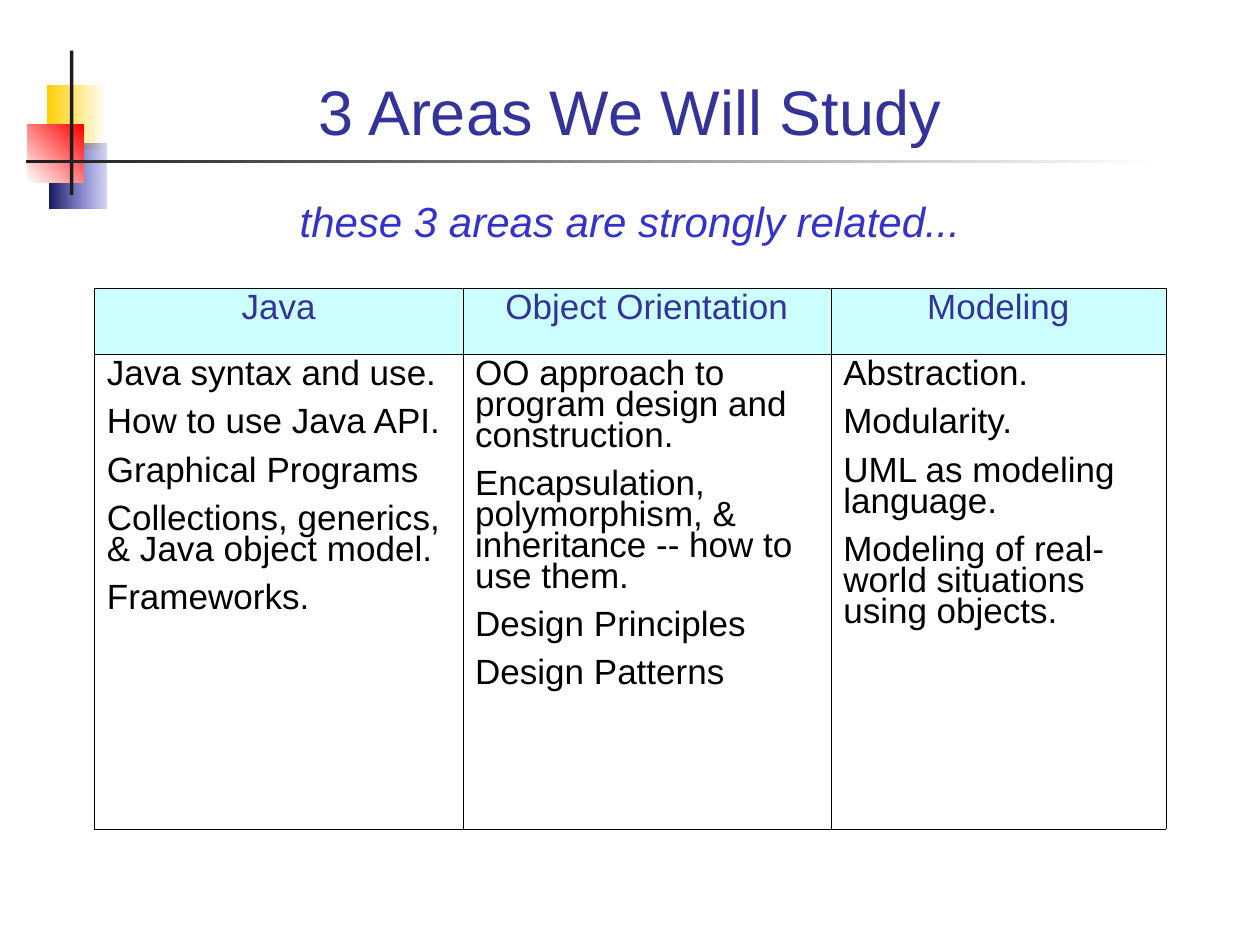
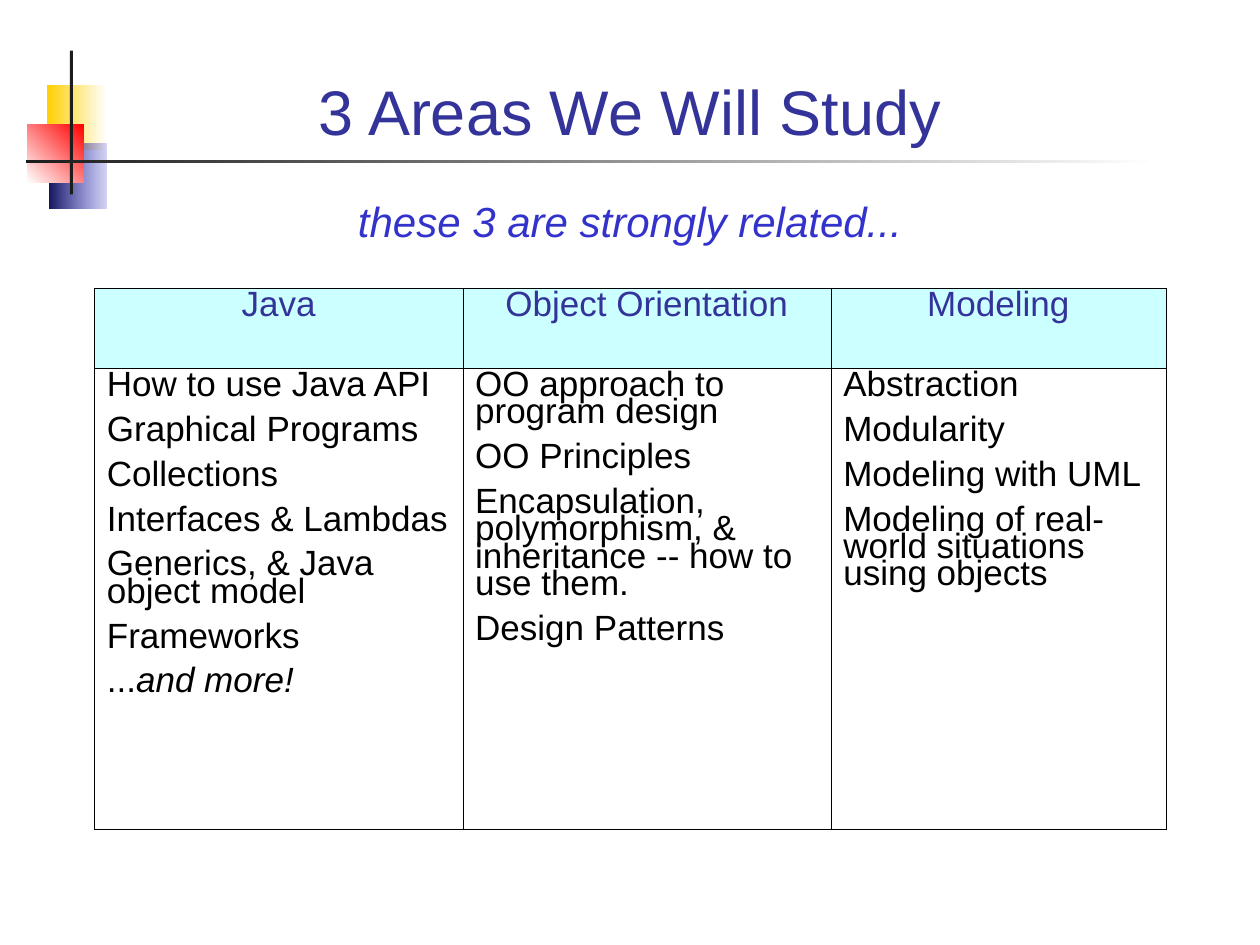
Before and after one commit to skeoop/skeoop.github.io, a slide deck: slide 4 of week1/0-Introduction-to-Course.ppt. Drawn at 1260x945 pixels with LibreOffice and Linux fonts; fonts in the diff are those of the drawing. Boxes give left, top, right and bottom in pixels: in the first picture for what was removed or moved away, otherwise in the second. Text is boxed around its words. In the diff, an @@ line names an element or a change of style, - is before the commit and + after.

Commit message:
minor updates to patterns

```diff
--- a/week1/0-Introduction-to-Course.ppt
+++ b/week1/0-Introduction-to-Course.ppt
@@ text at (358,206,901,245): text changed @@
-these 3 areas are strongly related...
+these 3 are strongly related...
@@ table at (94,289,1166,830) @@
-row 2: Java syntax and use. / How to use Java API. / Graphical Programs / Collections, generics, & Java object model. / Frameworks. | OO approach to program design and construction. / Encapsulation, polymorphism, & inheritance -- how to use them. / Design Principles / Design Patterns | Abstraction. / Modularity. / UML as modeling language. / Modeling of real-world situations using objects.
+row 2: How to use Java API / Graphical Programs / Collections / Interfaces & Lambdas / Generics, & Java object model / Frameworks / ...and more! | OO approach to program design / OO Principles / Encapsulation, polymorphism, & inheritance -- how to use them. / Design Patterns | Abstraction / Modularity / Modeling with UML / Modeling of real-world situations using objects
@@ line spacing 0.79 to 0.7 @@
```
Also in this commit, not shown: 7 other slides changed, 3 slides added, 2 slides removed, 10 other files.
